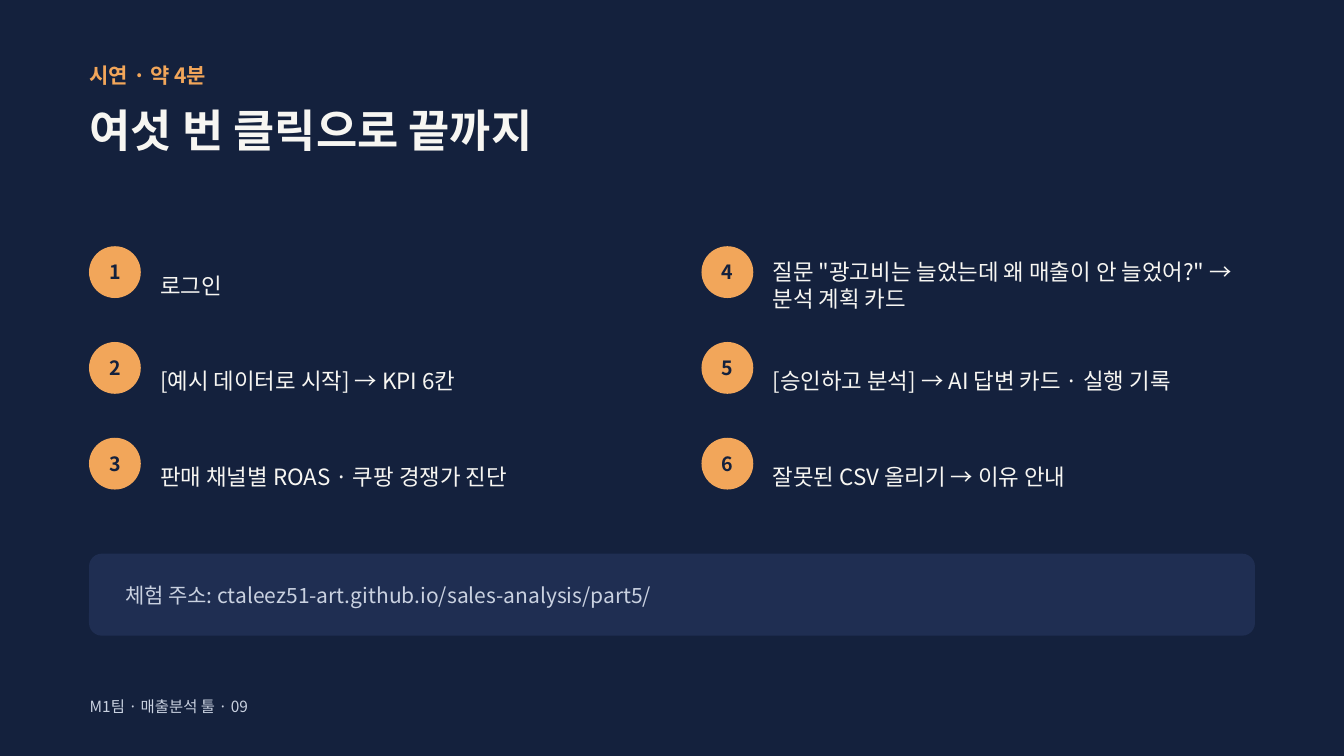
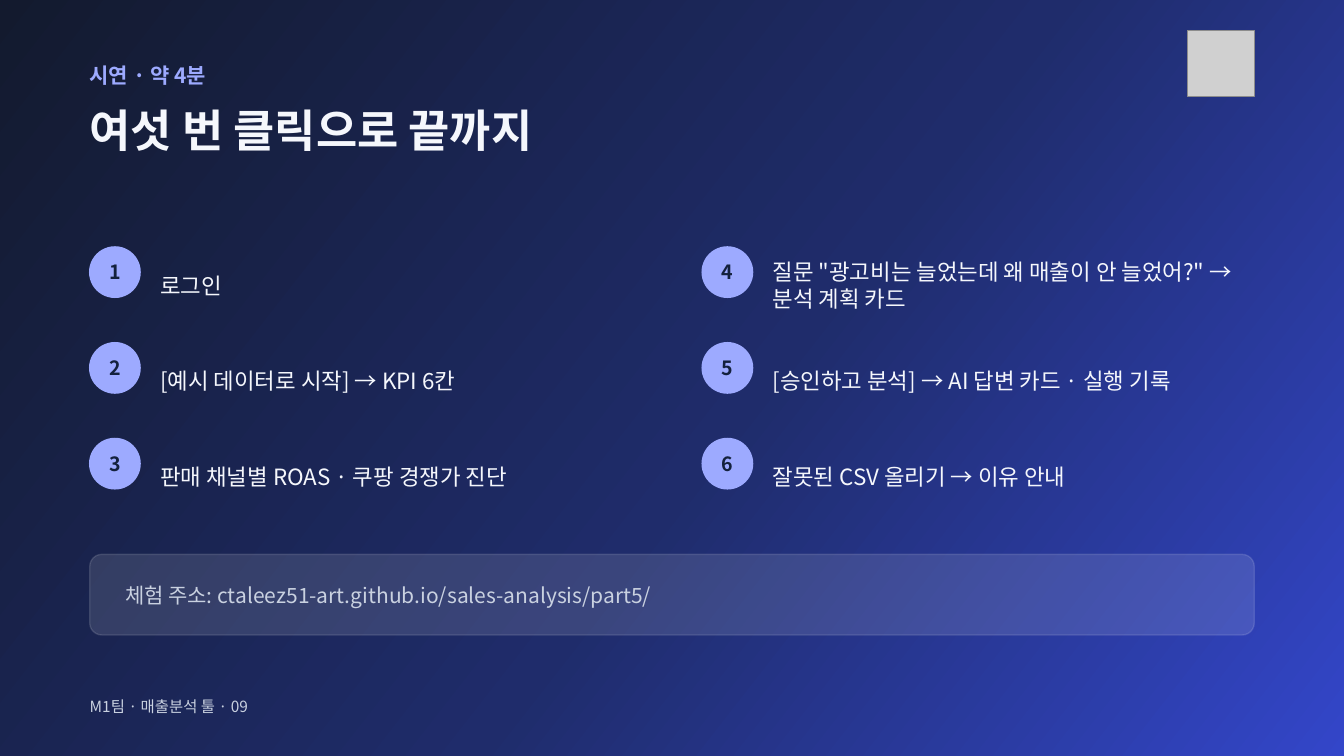
Before and after one commit to ctaleez51-art/sales-analysis, a slide deck: slide 9 of docs/presentation/M1_presentation_draft_v0.1.pptx. Drawn at 1344x756 pixels with LibreOffice and Linux fonts; fonts in the diff are those of the drawing; grey boxes stand for pictures. Boxes give left, top, right and bottom in pixels: in the first picture for what was removed or moved away, otherwise in the second. Text is boxed around its words. In the diff, an @@ line names an element or a change of style, - is before the commit and + after.

```diff
--- a/docs/presentation/M1_presentation_draft_v0.1.pptx
+++ b/docs/presentation/M1_presentation_draft_v0.1.pptx
@@ background #14213D to gradient #131A2E to #1F2C6B to #3346C9 @@
@@ picture added at bbox=[1188, 30, 1254, 97] @@
@@ text "시연 · 약 4분" at bbox=[90, 65, 206, 85]: text colour #F2A65A to #9DAAFF @@
@@ fill #F2A65A to #9DAAFF; outline #F2A65A 1 pt to #9DAAFF 1 pt in 6 elements at bbox=[90, 247, 140, 297], bbox=[90, 343, 140, 393], bbox=[90, 439, 140, 489], bbox=[703, 247, 753, 297], bbox=[703, 343, 753, 393], bbox=[703, 439, 753, 489] @@
@@ text colour #F7F6F2 to #F5F7FC in 7 elements at bbox=[90, 109, 533, 151], bbox=[160, 275, 222, 296], bbox=[160, 370, 455, 393], bbox=[160, 466, 507, 487], bbox=[773, 261, 1205, 309], bbox=[773, 370, 1170, 393], bbox=[773, 466, 1065, 487] @@
@@ rounded rectangle at bbox=[90, 555, 1254, 635]: fill #1F2E52 to #FFFFFF at 12% opacity; outline #1F2E52 1 pt to #FFFFFF 1 pt @@
```
Also in this commit, not shown: 13 other slides changed, 3 other files.
